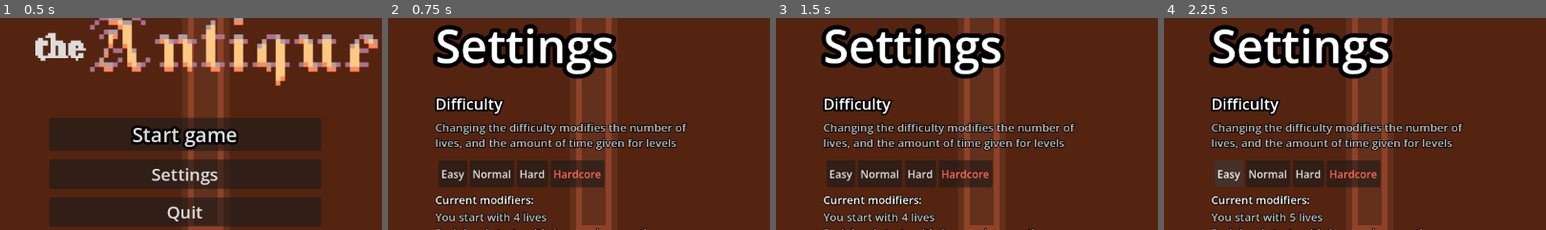
Above: before the commit, frames 1-4 (left to right).
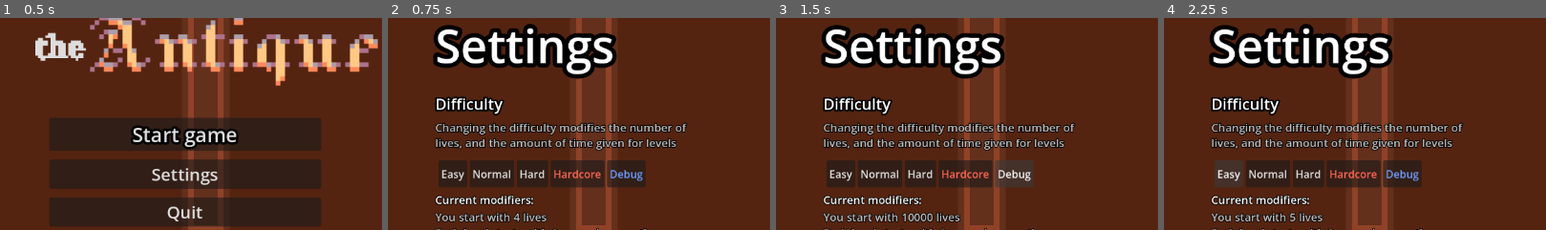
Above: after the commit, the same moments.

Repository: OldNimrod902/Week2Game
Game: Godot game, scene res://scenes/title_screen.tscn
The game is run twice, just before and just after one commit, with the same random seed, the same clock (stepped at 60 frames per second) and the same inputs.
Inputs (mouse positions are % of the whole screen's width and height, from its top left):
- Up to frame 1 (0.5 s): no input
- Up to frame 2 (0.75 s): click "Settings" at 0.5 s
- Up to frame 3 (1.5 s): click (34, 60) at 1.25 s, where only the run after the commit has a clickable "Debug"
- Up to frame 4 (2.25 s): click "Easy" at 2 s
The pictures show only the part of the screen within x 3-53%, y 23-73%; the shares and areas given below are measured in that part.

Frame 1 is identical in both runs. In frame 2, 1.3% of the frame differs, in the area x 57-68%, y 67-81%; in frame 3, 1.8%, in the area x 32-68%, y 67-97%; in frame 4, 1.3%.

Commit message:
created level 5, animated an enemy in level 4, added new Debug difficulty

Diff:
--- /dev/null
+++ b/scenes/animation_enemy_lv4.gd
@@ -0,0 +1,11 @@
+extends AnimationPlayer
+
+@onready var animation = self
+
+# Called when the node enters the scene tree for the first time.
+func _ready() -> void:
+	animation.play("walking_guard")
+
+# Called every frame. 'delta' is the elapsed time since the previous frame.
+func _process(delta: float) -> void:
+	pass
--- /dev/null
+++ b/scenes/animation_floating.gd
@@ -0,0 +1,6 @@
+extends AnimationPlayer
+
+@onready var animation = self
+
+func _ready() -> void:
+	animation.play("floating")
--- /dev/null
+++ b/scenes/door_lv5.gd
@@ -0,0 +1,10 @@
+extends Node2D
+@onready var player: CharacterBody2D = $"../Player"
+@onready var self_area = $Area2D
+@onready var player_area = $"../Player/Area2D"
+
+signal door_entered
+
+func _process(delta: float) -> void:
+	if player_area.overlaps_area(self_area):
+		emit_signal("door_entered")
--- a/scenes/level_scene.tscn
+++ b/scenes/level_scene.tscn
@@ -3,6 +3,7 @@
 [ext_resource type="Script" uid="uid://moyxo1fnjtyb" path="res://scenes/timer_screen.gd" id="1_a74lg"]
 [ext_resource type="Texture2D" uid="uid://dpby4yvjnabg4" path="res://assets/background.png" id="2_c8xsp"]
 [ext_resource type="Texture2D" uid="uid://ce805tjq16jcs" path="res://assets/heart.png" id="3_fkwfp"]
+[ext_resource type="Texture2D" uid="uid://cw5ocgxonrhv" path="res://assets/heart_infinite.png" id="4_c8xsp"]
 
 [node name="level_scene" type="Node2D" unique_id=2063433828]
 position = Vector2(0, -1)
@@ -42,6 +43,10 @@
 layout_mode = 2
 texture = ExtResource("3_fkwfp")
 
+[node name="HeartDebug" type="TextureRect" parent="HeartContainer" unique_id=41260960]
+layout_mode = 2
+texture = ExtResource("4_c8xsp")
+
 [node name="Level" type="RichTextLabel" parent="." unique_id=26259005]
 clip_contents = false
 offset_left = 83.0
--- a/scenes/minigame_1.tscn
+++ b/scenes/minigame_1.tscn
@@ -262,19 +262,6 @@
 position = Vector2(4.5, 0)
 shape = SubResource("RectangleShape2D_b7bry")
 
-[node name="completition" type="RichTextLabel" parent="." unique_id=505522463]
-offset_left = 425.0
-offset_top = 218.0
-offset_right = 740.0
-offset_bottom = 298.0
-theme_override_colors/default_color = Color(0.6, 1, 1, 1)
-theme_override_colors/font_outline_color = Color(0, 0.43671313, 0.6606254, 1)
-theme_override_constants/outline_size = 8
-theme_override_font_sizes/normal_font_size = 32
-text = "Quest complete!"
-horizontal_alignment = 1
-vertical_alignment = 1
-
 [connection signal="mappiece_collected" from="MapPiece1" to="." method="piece_collect"]
 [connection signal="mappiece_collected" from="MapPiece2" to="." method="piece_collect"]
 [connection signal="mappiece_collected" from="MapPiece3" to="." method="piece_collect"]
--- a/scenes/minigame_2.tscn
+++ b/scenes/minigame_2.tscn
@@ -22,37 +22,37 @@
 metadata/_edit_use_anchors_ = true
 
 [node name="Button_1" type="TextureButton" parent="." unique_id=2032611680]
-offset_left = 159.0
-offset_top = 168.0
-offset_right = 319.0
-offset_bottom = 328.0
+offset_left = 154.0
+offset_top = 222.0
+offset_right = 314.0
+offset_bottom = 382.0
 scale = Vector2(0.68, 0.68)
 texture_normal = ExtResource("3_6co8m")
 script = ExtResource("4_tbdge")
 
 [node name="Button_2" type="TextureButton" parent="." unique_id=1752442711]
-offset_left = 508.99997
-offset_top = 367.99997
-offset_right = 669.0
-offset_bottom = 528.0
+offset_left = 412.00003
+offset_top = 460.0
+offset_right = 572.0001
+offset_bottom = 620.0
 scale = Vector2(0.68, 0.68)
 texture_normal = ExtResource("5_my5wa")
 script = ExtResource("4_tbdge")
 
 [node name="Button_3" type="TextureButton" parent="." unique_id=278610887]
-offset_left = 869.0
-offset_top = 79.00003
-offset_right = 1029.0
-offset_bottom = 239.00006
+offset_left = 919.00006
+offset_top = 270.0
+offset_right = 1079.0
+offset_bottom = 430.00003
 scale = Vector2(0.68, 0.68)
 texture_normal = ExtResource("3_6co8m")
 script = ExtResource("4_tbdge")
 
 [node name="Button_4" type="TextureButton" parent="." unique_id=1385736603]
-offset_left = 548.0001
-offset_top = 116.0
-offset_right = 708.0001
-offset_bottom = 276.00003
+offset_left = 609.0
+offset_top = 168.0
+offset_right = 769.0
+offset_bottom = 328.00003
 scale = Vector2(0.68, 0.68)
 texture_normal = ExtResource("6_r0kah")
 script = ExtResource("4_tbdge")
--- a/scenes/minigame_4.tscn
+++ b/scenes/minigame_4.tscn
@@ -6,6 +6,44 @@
 [ext_resource type="Texture2D" uid="uid://c81p3cidt7x17" path="res://assets/main_character.png" id="3_jlkes"]
 [ext_resource type="PackedScene" uid="uid://b25o8x3abyrg3" path="res://scenes/timer.tscn" id="4_88pdw"]
 [ext_resource type="Script" uid="uid://bsiyoqfvgi5gg" path="res://pressableEnemy.gd" id="4_jlkes"]
+[ext_resource type="Script" uid="uid://bbmxwa2eedqid" path="res://scenes/animation_enemy_lv4.gd" id="5_88pdw"]
+
+[sub_resource type="Animation" id="Animation_jlkes"]
+length = 0.001
+tracks/0/type = "value"
+tracks/0/imported = false
+tracks/0/enabled = true
+tracks/0/path = NodePath(".:position")
+tracks/0/interp = 1
+tracks/0/loop_wrap = true
+tracks/0/keys = {
+"times": PackedFloat32Array(0),
+"transitions": PackedFloat32Array(1),
+"update": 0,
+"values": [Vector2(688, 130)]
+}
+
+[sub_resource type="Animation" id="Animation_88pdw"]
+resource_name = "walking_guard"
+loop_mode = 2
+tracks/0/type = "value"
+tracks/0/imported = false
+tracks/0/enabled = true
+tracks/0/path = NodePath(".:position")
+tracks/0/interp = 1
+tracks/0/loop_wrap = true
+tracks/0/keys = {
+"times": PackedFloat32Array(0, 0.34, 0.66, 1),
+"transitions": PackedFloat32Array(1, 1, 1, 1),
+"update": 0,
+"values": [Vector2(688, 130), Vector2(770.00006, 129.00002), Vector2(824, 138.00002), Vector2(883, 138)]
+}
+
+[sub_resource type="AnimationLibrary" id="AnimationLibrary_kd6k2"]
+_data = {
+&"RESET": SubResource("Animation_jlkes"),
+&"walking_guard": SubResource("Animation_88pdw")
+}
 
 [node name="minigame_4" type="Node2D" unique_id=1036579980]
 script = ExtResource("1_ewl5d")
@@ -62,6 +100,10 @@
 texture_normal = ExtResource("2_ewl5d")
 script = ExtResource("4_jlkes")
 
+[node name="Animation" type="AnimationPlayer" parent="Enemy4" unique_id=2078339567]
+libraries/ = SubResource("AnimationLibrary_kd6k2")
+script = ExtResource("5_88pdw")
+
 [node name="quest_text" type="RichTextLabel" parent="." unique_id=767686207]
 offset_left = 76.0
 offset_top = 98.0
--- /dev/null
+++ b/scenes/minigame_5.gd
@@ -0,0 +1,32 @@
+extends Node2D
+@onready var themed_timer: Node2D = $timer
+
+var timer_end = false
+var trap_entered = false
+
+func _ready() -> void:
+	await themed_timer.Timer(20.0)
+	timer_end = true
+
+func _process(delta: float) -> void:
+	if trap_entered:
+		Global.lives -= 1
+		Global.minigames_done -= 1
+		get_tree().change_scene_to_file("res://scenes/level_scene.tscn")
+	if timer_end:
+		Global.lives -= 1
+		Global.minigames_done -=1
+		get_tree().change_scene_to_file("res://scenes/level_scene.tscn")
+
+func _on_spike_trap_entered() -> void:
+	trap_entered = true
+
+
+func _on_door_entered() -> void:
+	get_tree().change_scene_to_file("res://scenes/level_scene.tscn")
+
+
+func _on_outside_the_box_fallen_out() -> void:
+	Global.lives -= 1
+	Global.minigames_done-= 1
+	get_tree().change_scene_to_file("res://scenes/level_scene.tscn")
--- /dev/null
+++ b/scenes/minigame_5.tscn
@@ -0,0 +1,378 @@
+[gd_scene format=3 uid="uid://bpx2p1om6x6i1"]
+
+[ext_resource type="Script" uid="uid://cum1mhqs3cpva" path="res://scenes/minigame_5.gd" id="1_7pr0y"]
+[ext_resource type="Texture2D" uid="uid://6cvvc740irst" path="res://assets/inside_background.png" id="1_mye35"]
+[ext_resource type="Texture2D" uid="uid://cepvlxuobjqxi" path="res://assets/wooden_platform.png" id="2_rtm12"]
+[ext_resource type="PackedScene" uid="uid://c1l11qjc2nvyp" path="res://scenes/player.tscn" id="3_0m6xo"]
+[ext_resource type="Script" uid="uid://dx1odb0iol3oe" path="res://scenes/spike.gd" id="3_c7se5"]
+[ext_resource type="Script" uid="uid://bnwv6qt7b7nqg" path="res://scenes/animation_floating.gd" id="3_fd0vc"]
+[ext_resource type="Texture2D" uid="uid://cnx473gq8avwa" path="res://assets/wall.png" id="3_rtm12"]
+[ext_resource type="Texture2D" uid="uid://ce4kd0ak8j4ba" path="res://assets/spikes.png" id="4_puk54"]
+[ext_resource type="Texture2D" uid="uid://jbmkwnchxyrf" path="res://assets/bear_trap.png" id="5_56ljw"]
+[ext_resource type="Texture2D" uid="uid://cevg6j3xobbfo" path="res://assets/spikes_wooden.png" id="6_nmlbg"]
+[ext_resource type="PackedScene" uid="uid://b25o8x3abyrg3" path="res://scenes/timer.tscn" id="9_d0rxa"]
+[ext_resource type="Script" uid="uid://tnshk5b3evcv" path="res://scenes/door_lv5.gd" id="12_i51xv"]
+[ext_resource type="Texture2D" uid="uid://c2fi2yqj3t8s7" path="res://assets/door.png" id="13_ftjdg"]
+[ext_resource type="Script" uid="uid://bte4qpi6jy800" path="res://scenes/outside_the_box.gd" id="14_nmlbg"]
+
+[sub_resource type="RectangleShape2D" id="RectangleShape2D_x1h7o"]
+size = Vector2(99, 32)
+
+[sub_resource type="RectangleShape2D" id="RectangleShape2D_fd0vc"]
+size = Vector2(38.30072, 40)
+
+[sub_resource type="Animation" id="Animation_0m6xo"]
+length = 0.001
+tracks/0/type = "value"
+tracks/0/imported = false
+tracks/0/enabled = true
+tracks/0/path = NodePath(".:position")
+tracks/0/interp = 1
+tracks/0/loop_wrap = true
+tracks/0/keys = {
+"times": PackedFloat32Array(0),
+"transitions": PackedFloat32Array(1),
+"update": 0,
+"values": [Vector2(419.00003, 430.00006)]
+}
+
+[sub_resource type="Animation" id="Animation_fd0vc"]
+resource_name = "floating"
+length = 2.5000000000000004
+loop_mode = 2
+tracks/0/type = "value"
+tracks/0/imported = false
+tracks/0/enabled = true
+tracks/0/path = NodePath(".:position")
+tracks/0/interp = 2
+tracks/0/loop_wrap = true
+tracks/0/keys = {
+"times": PackedFloat32Array(0, 2.5),
+"transitions": PackedFloat32Array(1, 1),
+"update": 0,
+"values": [Vector2(419.00003, 430.00006), Vector2(685, 430.00003)]
+}
+
+[sub_resource type="AnimationLibrary" id="AnimationLibrary_ts7o4"]
+_data = {
+&"RESET": SubResource("Animation_0m6xo"),
+&"floating": SubResource("Animation_fd0vc")
+}
+
+[sub_resource type="RectangleShape2D" id="RectangleShape2D_b7bry"]
+size = Vector2(33, 52)
+
+[sub_resource type="RectangleShape2D" id="RectangleShape2D_i51xv"]
+size = Vector2(2145, 142)
+
+[node name="minigame_5" type="Node2D" unique_id=1377841367]
+script = ExtResource("1_7pr0y")
+
+[node name="Background" type="TextureRect" parent="." unique_id=1734304842]
+offset_right = 1920.0
+offset_bottom = 1080.0
+scale = Vector2(0.6000017, 0.60001403)
+texture = ExtResource("1_mye35")
+metadata/_edit_use_anchors_ = true
+
+[node name="spike" type="Node2D" parent="." unique_id=1829497432]
+position = Vector2(286, 547)
+script = ExtResource("3_c7se5")
+
+[node name="TextureRect" type="TextureRect" parent="spike" unique_id=476181078]
+offset_right = 99.0
+offset_bottom = 40.0
+texture = ExtResource("4_puk54")
+stretch_mode = 1
+
+[node name="Area2D" type="Area2D" parent="spike" unique_id=1934886997]
+
+[node name="CollisionShape2D" type="CollisionShape2D" parent="spike/Area2D" unique_id=1741019365]
+position = Vector2(49.5, 16)
+shape = SubResource("RectangleShape2D_x1h7o")
+
+[node name="spike2" type="Node2D" parent="." unique_id=1875545133]
+position = Vector2(62, 235)
+script = ExtResource("3_c7se5")
+
+[node name="TextureRect" type="TextureRect" parent="spike2" unique_id=1739053542]
+offset_right = 99.0
+offset_bottom = 40.0
+texture = ExtResource("5_56ljw")
+stretch_mode = 1
+
+[node name="Area2D" type="Area2D" parent="spike2" unique_id=280688906]
+
+[node name="CollisionShape2D" type="CollisionShape2D" parent="spike2/Area2D" unique_id=1957118905]
+position = Vector2(34, 16)
+shape = SubResource("RectangleShape2D_x1h7o")
+
+[node name="spike3" type="Node2D" parent="." unique_id=7659433]
+position = Vector2(446, 85)
+script = ExtResource("3_c7se5")
+
+[node name="TextureRect" type="TextureRect" parent="spike3" unique_id=2025873552]
+offset_right = 99.0
+offset_bottom = 40.0
+texture = ExtResource("4_puk54")
+stretch_mode = 1
+
+[node name="Area2D" type="Area2D" parent="spike3" unique_id=31386464]
+
+[node name="CollisionShape2D" type="CollisionShape2D" parent="spike3/Area2D" unique_id=2061991485]
+position = Vector2(49.5, 16)
+shape = SubResource("RectangleShape2D_x1h7o")
+
+[node name="spike4" type="Node2D" parent="." unique_id=201285435]
+position = Vector2(744, 84)
+script = ExtResource("3_c7se5")
+
+[node name="TextureRect" type="TextureRect" parent="spike4" unique_id=558750873]
+offset_right = 99.0
+offset_bottom = 40.0
+texture = ExtResource("6_nmlbg")
+stretch_mode = 1
+
+[node name="Area2D" type="Area2D" parent="spike4" unique_id=530541845]
+
+[node name="CollisionShape2D" type="CollisionShape2D" parent="spike4/Area2D" unique_id=437456039]
+position = Vector2(49.5, 16)
+shape = SubResource("RectangleShape2D_x1h7o")
+
+[node name="spike5" type="Node2D" parent="." unique_id=964898071]
+position = Vector2(1043, 271)
+script = ExtResource("3_c7se5")
+
+[node name="TextureRect" type="TextureRect" parent="spike5" unique_id=1352476340]
+offset_right = 99.0
+offset_bottom = 40.0
+texture = ExtResource("6_nmlbg")
+stretch_mode = 1
+
+[node name="Area2D" type="Area2D" parent="spike5" unique_id=1199897963]
+
+[node name="CollisionShape2D" type="CollisionShape2D" parent="spike5/Area2D" unique_id=1913252932]
+position = Vector2(49.5, 16)
+shape = SubResource("RectangleShape2D_x1h7o")
+
+[node name="spike6" type="Node2D" parent="." unique_id=703875001]
+position = Vector2(912, 496)
+script = ExtResource("3_c7se5")
+
+[node name="TextureRect" type="TextureRect" parent="spike6" unique_id=1559190151]
+offset_right = 99.0
+offset_bottom = 40.0
+texture = ExtResource("5_56ljw")
+stretch_mode = 1
+
+[node name="Area2D" type="Area2D" parent="spike6" unique_id=654952396]
+
+[node name="CollisionShape2D" type="CollisionShape2D" parent="spike6/Area2D" unique_id=1213497277]
+position = Vector2(49.5, 16)
+shape = SubResource("RectangleShape2D_x1h7o")
+
+[node name="Platform1" type="StaticBody2D" parent="." unique_id=903314751]
+position = Vector2(36.99994, 578)
+scale = Vector2(9.059881, 1.2206199)
+
+[node name="TextureRect" type="TextureRect" parent="Platform1" unique_id=1481828438]
+offset_right = 468.21478
+offset_bottom = 63.999996
+scale = Vector2(0.04118688, 0.6170451)
+texture = ExtResource("2_rtm12")
+
+[node name="TextureRect2" type="TextureRect" parent="Platform1" unique_id=708702360]
+offset_left = 19.42566
+offset_right = 487.64044
+offset_bottom = 64.0
+scale = Vector2(0.04118688, 0.6170451)
+texture = ExtResource("2_rtm12")
+
+[node name="CollisionShape2D" type="CollisionShape2D" parent="Platform1" unique_id=1142607843]
+position = Vector2(19.31593, 19.662144)
+scale = Vector2(1.0000001, 1)
+shape = SubResource("RectangleShape2D_fd0vc")
+
+[node name="Platform2" type="StaticBody2D" parent="." unique_id=856696834]
+position = Vector2(906.0001, 303.00006)
+scale = Vector2(9.059881, 1.2206199)
+
+[node name="TextureRect" type="TextureRect" parent="Platform2" unique_id=2033607285]
+offset_right = 468.21478
+offset_bottom = 63.999996
+scale = Vector2(0.04118688, 0.6170451)
+texture = ExtResource("2_rtm12")
+
+[node name="TextureRect2" type="TextureRect" parent="Platform2" unique_id=1051019912]
+offset_left = 19.42566
+offset_right = 487.64044
+offset_bottom = 64.0
+scale = Vector2(0.04118688, 0.6170451)
+texture = ExtResource("2_rtm12")
+
+[node name="CollisionShape2D" type="CollisionShape2D" parent="Platform2" unique_id=963593581]
+position = Vector2(19.31593, 19.662144)
+scale = Vector2(1.0000001, 1)
+shape = SubResource("RectangleShape2D_fd0vc")
+
+[node name="Platform6" type="StaticBody2D" parent="." unique_id=2047009484]
+position = Vector2(822.99994, 530)
+scale = Vector2(9.059881, 1.2206199)
+
+[node name="TextureRect" type="TextureRect" parent="Platform6" unique_id=1556634702]
+offset_right = 468.21478
+offset_bottom = 63.999996
+scale = Vector2(0.04118688, 0.6170451)
+texture = ExtResource("2_rtm12")
+
+[node name="TextureRect2" type="TextureRect" parent="Platform6" unique_id=184936858]
+offset_left = 19.42566
+offset_right = 487.64044
+offset_bottom = 64.0
+scale = Vector2(0.04118688, 0.6170451)
+texture = ExtResource("2_rtm12")
+
+[node name="CollisionShape2D" type="CollisionShape2D" parent="Platform6" unique_id=1731357075]
+position = Vector2(19.31593, 19.662144)
+scale = Vector2(1.0000001, 1)
+shape = SubResource("RectangleShape2D_fd0vc")
+
+[node name="Platform3" type="StaticBody2D" parent="." unique_id=2006704606]
+position = Vector2(60.99994, 268.00003)
+scale = Vector2(9.059881, 1.2206199)
+
+[node name="TextureRect" type="TextureRect" parent="Platform3" unique_id=1454045988]
+offset_right = 468.21478
+offset_bottom = 63.999996
+scale = Vector2(0.04118688, 0.6170451)
+texture = ExtResource("2_rtm12")
+
+[node name="TextureRect2" type="TextureRect" parent="Platform3" unique_id=1222351229]
+offset_left = 19.42566
+offset_right = 487.64044
+offset_bottom = 64.0
+scale = Vector2(0.04118688, 0.6170451)
+texture = ExtResource("2_rtm12")
+
+[node name="CollisionShape2D" type="CollisionShape2D" parent="Platform3" unique_id=1895758752]
+position = Vector2(19.31593, 19.662144)
+scale = Vector2(1.0000001, 1)
+shape = SubResource("RectangleShape2D_fd0vc")
+
+[node name="Platform4" type="StaticBody2D" parent="." unique_id=281738735]
+position = Vector2(264.00003, 118.00003)
+scale = Vector2(9.059881, 1.2206199)
+
+[node name="TextureRect" type="TextureRect" parent="Platform4" unique_id=1278573361]
+offset_right = 468.21478
+offset_bottom = 63.999996
+scale = Vector2(0.04118688, 0.6170451)
+texture = ExtResource("2_rtm12")
+
+[node name="TextureRect2" type="TextureRect" parent="Platform4" unique_id=1099721020]
+offset_left = 19.42566
+offset_right = 487.64044
+offset_bottom = 64.0
+scale = Vector2(0.04118688, 0.6170451)
+texture = ExtResource("2_rtm12")
+
+[node name="CollisionShape2D" type="CollisionShape2D" parent="Platform4" unique_id=1615091147]
+position = Vector2(19.31593, 19.662144)
+scale = Vector2(1.0000001, 1)
+shape = SubResource("RectangleShape2D_fd0vc")
+
+[node name="Platform5" type="StaticBody2D" parent="." unique_id=1597435406]
+position = Vector2(610.99994, 118.00003)
+scale = Vector2(9.059881, 1.2206199)
+
+[node name="TextureRect" type="TextureRect" parent="Platform5" unique_id=856042711]
+offset_right = 468.21478
+offset_bottom = 63.999996
+scale = Vector2(0.04118688, 0.6170451)
+texture = ExtResource("2_rtm12")
+
+[node name="TextureRect2" type="TextureRect" parent="Platform5" unique_id=469347710]
+offset_left = 19.42566
+offset_right = 487.64044
+offset_bottom = 64.0
+scale = Vector2(0.04118688, 0.6170451)
+texture = ExtResource("2_rtm12")
+
+[node name="CollisionShape2D" type="CollisionShape2D" parent="Platform5" unique_id=439885858]
+position = Vector2(19.31593, 19.662144)
+scale = Vector2(1.0000001, 1)
+shape = SubResource("RectangleShape2D_fd0vc")
+
+[node name="Platform_moving" type="StaticBody2D" parent="." unique_id=1266895894]
+position = Vector2(419.00003, 430.00006)
+scale = Vector2(9.059881, 1.2206199)
+
+[node name="TextureRect" type="TextureRect" parent="Platform_moving" unique_id=891348270]
+offset_right = 468.21478
+offset_bottom = 63.999996
+scale = Vector2(0.04118688, 0.6170451)
+texture = ExtResource("2_rtm12")
+
+[node name="CollisionShape2D" type="CollisionShape2D" parent="Platform_moving" unique_id=1092195968]
+position = Vector2(9.602772, 21.300602)
+scale = Vector2(0.4989612, 1.0402437)
+shape = SubResource("RectangleShape2D_fd0vc")
+
+[node name="AnimationFloating" type="AnimationPlayer" parent="Platform_moving" unique_id=1115919229]
+libraries/ = SubResource("AnimationLibrary_ts7o4")
+script = ExtResource("3_fd0vc")
+
+[node name="wall" type="StaticBody2D" parent="." unique_id=866110516]
+position = Vector2(609, 312.00003)
+scale = Vector2(9.059881, 1.2206199)
+
+[node name="TextureRect" type="TextureRect" parent="wall" unique_id=268687397]
+offset_left = -0.11038102
+offset_top = -2.4578214
+offset_right = 468.1044
+offset_bottom = 93.542175
+scale = Vector2(0.008886739, 0.8263297)
+texture = ExtResource("3_rtm12")
+
+[node name="CollisionShape2D" type="CollisionShape2D" parent="wall" unique_id=345601239]
+position = Vector2(2.3179083, -3.0517578e-05)
+scale = Vector2(0.11712638, 4.3646045)
+shape = SubResource("RectangleShape2D_fd0vc")
+
+[node name="Player" parent="." unique_id=599305279 instance=ExtResource("3_0m6xo")]
+position = Vector2(114, 520)
+
+[node name="timer" parent="." unique_id=2075219886 instance=ExtResource("9_d0rxa")]
+position = Vector2(69, 53)
+
+[node name="door" type="Node2D" parent="." unique_id=1191289248]
+position = Vector2(1056, 434)
+script = ExtResource("12_i51xv")
+
+[node name="TextureRect" type="TextureRect" parent="door" unique_id=415289246]
+offset_right = 40.0
+offset_bottom = 40.0
+texture = ExtResource("13_ftjdg")
+
+[node name="Area2D" type="Area2D" parent="door" unique_id=1142119041]
+
+[node name="CollisionShape2D" type="CollisionShape2D" parent="door/Area2D" unique_id=914772872]
+position = Vector2(53.5, 70)
+shape = SubResource("RectangleShape2D_b7bry")
+
+[node name="outside_the_box" type="Area2D" parent="." unique_id=1478187476]
+position = Vector2(646, 899)
+script = ExtResource("14_nmlbg")
+
+[node name="CollisionShape2D" type="CollisionShape2D" parent="outside_the_box" unique_id=97215969]
+position = Vector2(4.5, 0)
+shape = SubResource("RectangleShape2D_i51xv")
+
+[connection signal="trap_entered" from="spike" to="." method="_on_spike_trap_entered"]
+[connection signal="trap_entered" from="spike2" to="." method="_on_spike_trap_entered"]
+[connection signal="trap_entered" from="spike3" to="." method="_on_spike_trap_entered"]
+[connection signal="trap_entered" from="spike4" to="." method="_on_spike_trap_entered"]
+[connection signal="trap_entered" from="spike5" to="." method="_on_spike_trap_entered"]
+[connection signal="trap_entered" from="spike6" to="." method="_on_spike_trap_entered"]
+[connection signal="door_entered" from="door" to="." method="_on_door_entered"]
+[connection signal="fallen_out" from="outside_the_box" to="." method="_on_outside_the_box_fallen_out"]
--- a/scenes/settings_screen.gd
+++ b/scenes/settings_screen.gd
@@ -37,3 +37,8 @@
 func _on_harder_pressed() -> void:
 	Global.lives=1
 	Global.time_adjustment=-2
+
+
+func _on_debug_pressed() -> void:
+	Global.lives=10000
+	Global.time_adjustment=0
--- a/scenes/settings_screen.tscn
+++ b/scenes/settings_screen.tscn
@@ -62,7 +62,7 @@
 clip_contents = false
 offset_left = 103.00001
 offset_top = 444.00003
-offset_right = 414.73474
+offset_right = 638.06714
 offset_bottom = 489.12643
 scale = Vector2(0.64477885, 0.64263874)
 theme_override_colors/default_color = Color(0.7581918, 0.7581918, 0.7581917, 1)
@@ -107,6 +107,11 @@
 text = "Hardcore
 "
 
+[node name="debug" type="Button" parent="difficulties" unique_id=2024715590]
+layout_mode = 2
+theme_override_colors/font_color = Color(0.42649695, 0.6090747, 0.9951511, 1)
+text = "Debug"
+
 [node name="BackButton" type="Button" parent="." unique_id=2019084578]
 offset_left = 107.0
 offset_top = 525.0
@@ -119,4 +124,5 @@
 [connection signal="pressed" from="difficulties/normal" to="." method="_on_normal_pressed"]
 [connection signal="pressed" from="difficulties/hard" to="." method="_on_hard_pressed"]
 [connection signal="pressed" from="difficulties/harder" to="." method="_on_harder_pressed"]
+[connection signal="pressed" from="difficulties/debug" to="." method="_on_debug_pressed"]
 [connection signal="pressed" from="BackButton" to="." method="_on_back_button_pressed"]
--- /dev/null
+++ b/scenes/spike.gd
@@ -0,0 +1,10 @@
+extends Node2D
+@onready var player: CharacterBody2D = $"../Player"
+@onready var self_area = $Area2D
+@onready var player_area = $"../Player/Area2D"
+
+signal trap_entered
+
+func _process(delta: float) -> void:
+	if player_area.overlaps_area(self_area):
+		emit_signal("trap_entered")
--- a/scenes/timer_screen.gd
+++ b/scenes/timer_screen.gd
@@ -5,12 +5,15 @@
 @onready var heart_3: TextureRect = $HeartContainer/Heart3
 @onready var heart_4: TextureRect = $HeartContainer/Heart4
 @onready var heart_5: TextureRect = $HeartContainer/Heart5
+@onready var heart_debug: TextureRect = $HeartContainer/HeartDebug
 @onready var level: RichTextLabel = $Level
 @onready var timer: RichTextLabel = $Timer
 
 var time
 
 func _ready() -> void:
+
+	heart_debug.hide()
 
 	if Global.lives == 0:
 		get_tree().change_scene_to_file("res://scenes/dead_screen.tscn")
@@ -45,6 +48,9 @@
 		0:
 			heart_container.hide()
 
+	if Global.lives>5:
+		heart_debug.show()
+
 	timer.text = "Starting in " + str(time)
 	level.text = "Level " + str(Global.minigames_done+1)
 
Binary file added: assets/bear_trap.png
Not shown, added: assets/bear_trap.png.import
Binary file added: assets/door.png
Not shown, added: assets/door.png.import
Binary file added: assets/heart_infinite.png
Not shown, added: assets/heart_infinite.png.import
Binary file added: assets/spikes.png
Not shown, added: assets/spikes.png.import
Binary file added: assets/spikes_wooden.png
Not shown, added: assets/spikes_wooden.png.import
Binary file added: assets/wall.png
Not shown, added: assets/wall.png.import
(and 5 more such lines)
